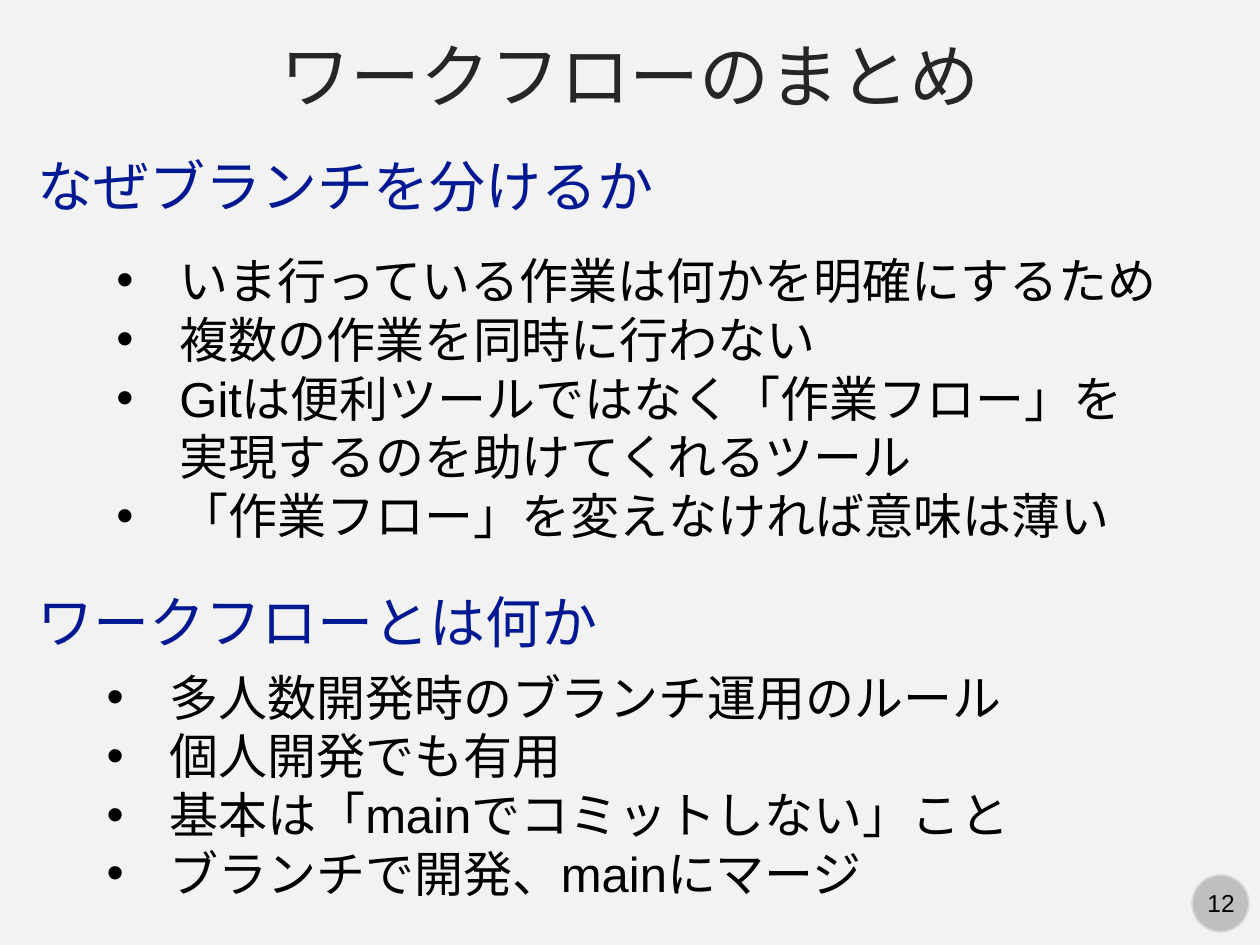
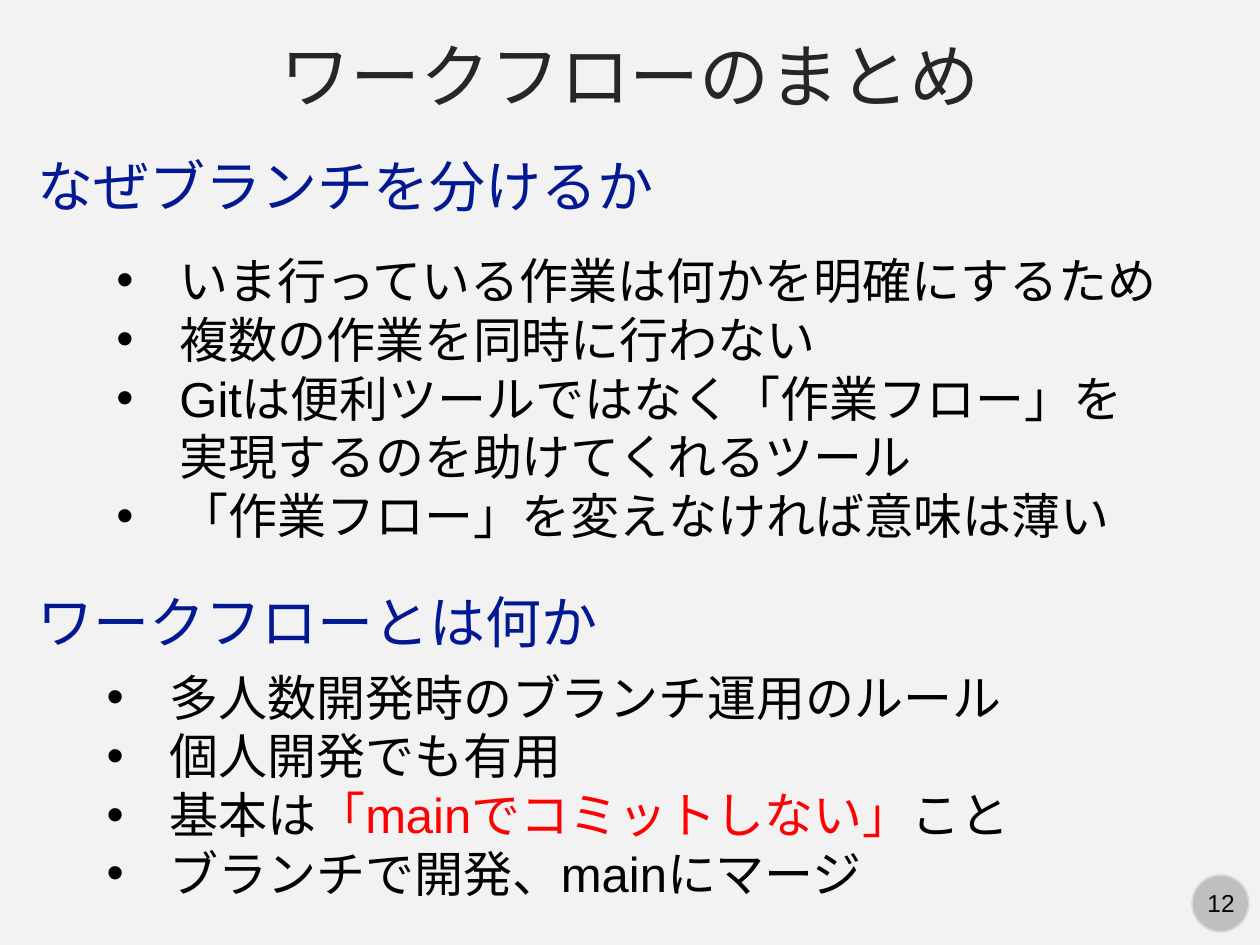
Before and after one commit to kaityo256/github, a slide deck: slide 12 of branch/fig/slide.pptx. Drawn at 1260x945 pixels with LibreOffice and Linux fonts; fonts in the diff are those of the drawing. Boxes give left, top, right and bottom in pixels: in the first picture for what was removed or moved away, otherwise in the second. Text is boxed around its words. In the diff, an @@ line names an element or a change of style, - is before the commit and + after.

```diff
--- a/branch/fig/slide.pptx
+++ b/branch/fig/slide.pptx
@@ text at [170, 791, 1010, 838]: text colour #000000 to #FF0000 in "基本は「mainでコミットしない」こと" @@
```
Also in this commit, not shown: 3 other slides changed.
